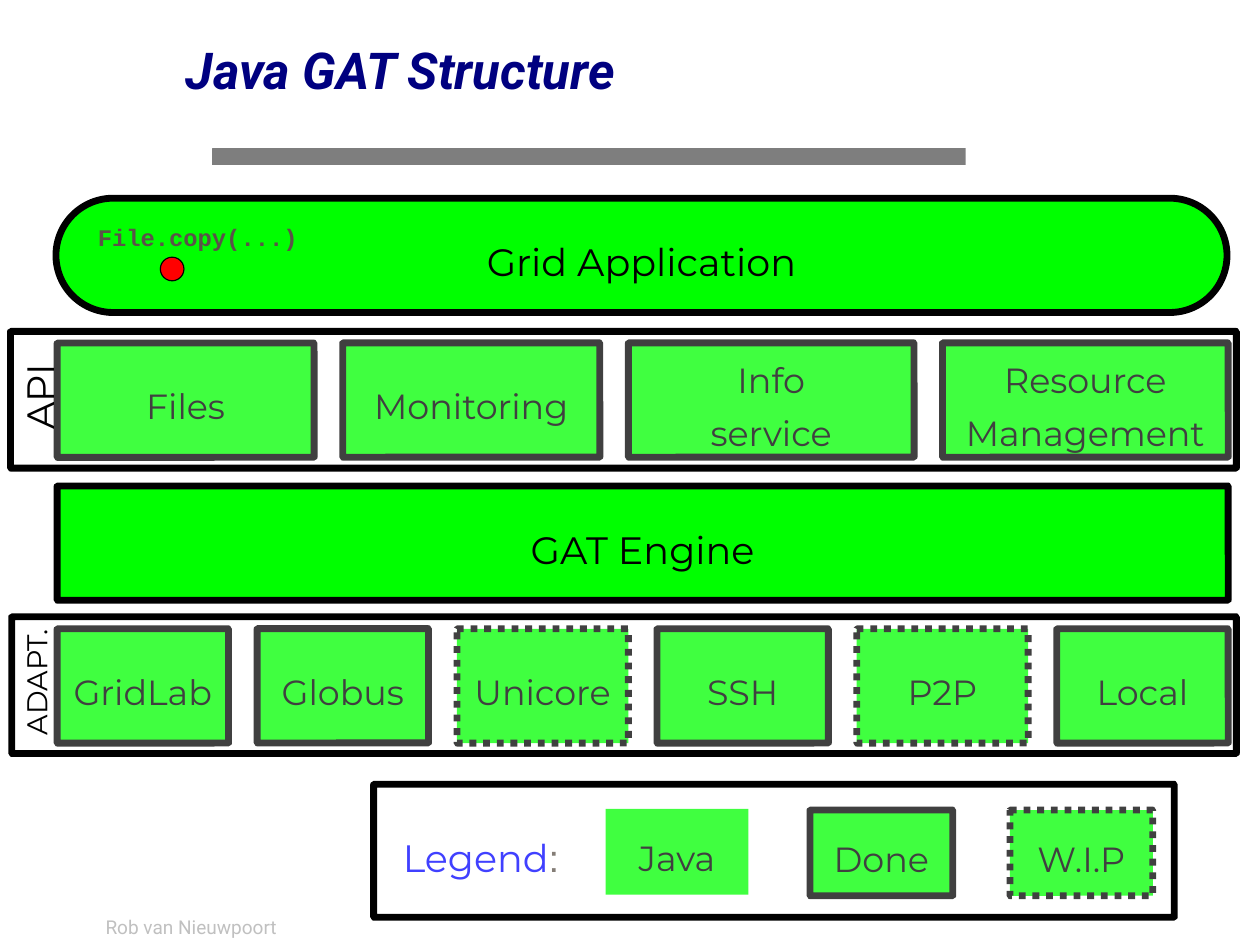
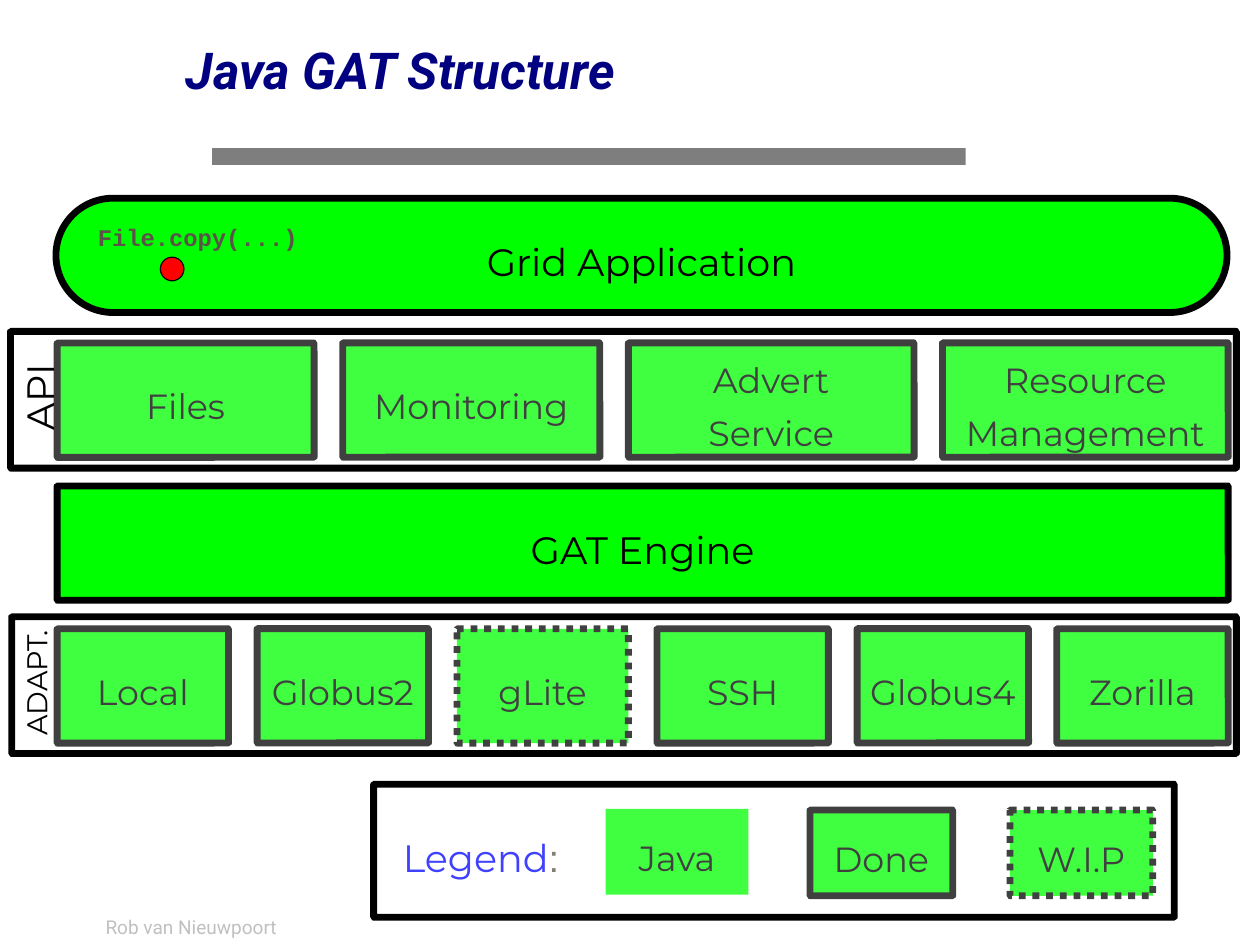
Before and after one commit to JungleComputing/javagat, a slide deck: slide 35 of doc/tutorial/tutorial.ppt. Drawn at 1260x945 pixels with LibreOffice and Linux fonts; fonts in the diff are those of the drawing; background and template pictures are left out. Boxes give left, top, right and bottom in pixels: in the first picture for what was removed or moved away, otherwise in the second. Text is boxed around its words. In the diff, an @@ line names an element or a change of style, - is before the commit and + after.

```diff
--- a/doc/tutorial/tutorial.ppt
+++ b/doc/tutorial/tutorial.ppt
@@ text in rounded rectangle at bbox=[708, 367, 834, 455]: text changed @@
-Info
-service
+Advert
+Service
@@ rounded rectangle "Local": place and size @@
-rounded rectangle "Local" at bbox=[1058, 629, 1229, 743]
+rounded rectangle "Local" at bbox=[57, 629, 229, 743]
@@ rounded rectangle removed at bbox=[57, 629, 229, 743] @@
-GridLab
@@ rounded rectangle "Globus4" at bbox=[858, 629, 1029, 743]: outline #000000 4.31 pt dashed to #000000 4.31 pt @@
@@ rounded rectangle added at bbox=[1058, 629, 1229, 743], fill #00FF00, outline #000000 4.31 pt, 22 pt, text #000000 @@
+Zorilla
@@ text in rounded rectangle at bbox=[272, 679, 414, 705]: text changed @@
-Globus
+Globus2
@@ text in rounded rectangle at bbox=[498, 679, 586, 712]: text changed @@
-Unicore
+gLite
@@ text in rounded rectangle at bbox=[870, 679, 1015, 705]: text changed @@
-P2P
+Globus4
```
Also in this commit, not shown: 76 other slides changed, 1 slide removed, 14 other files.
